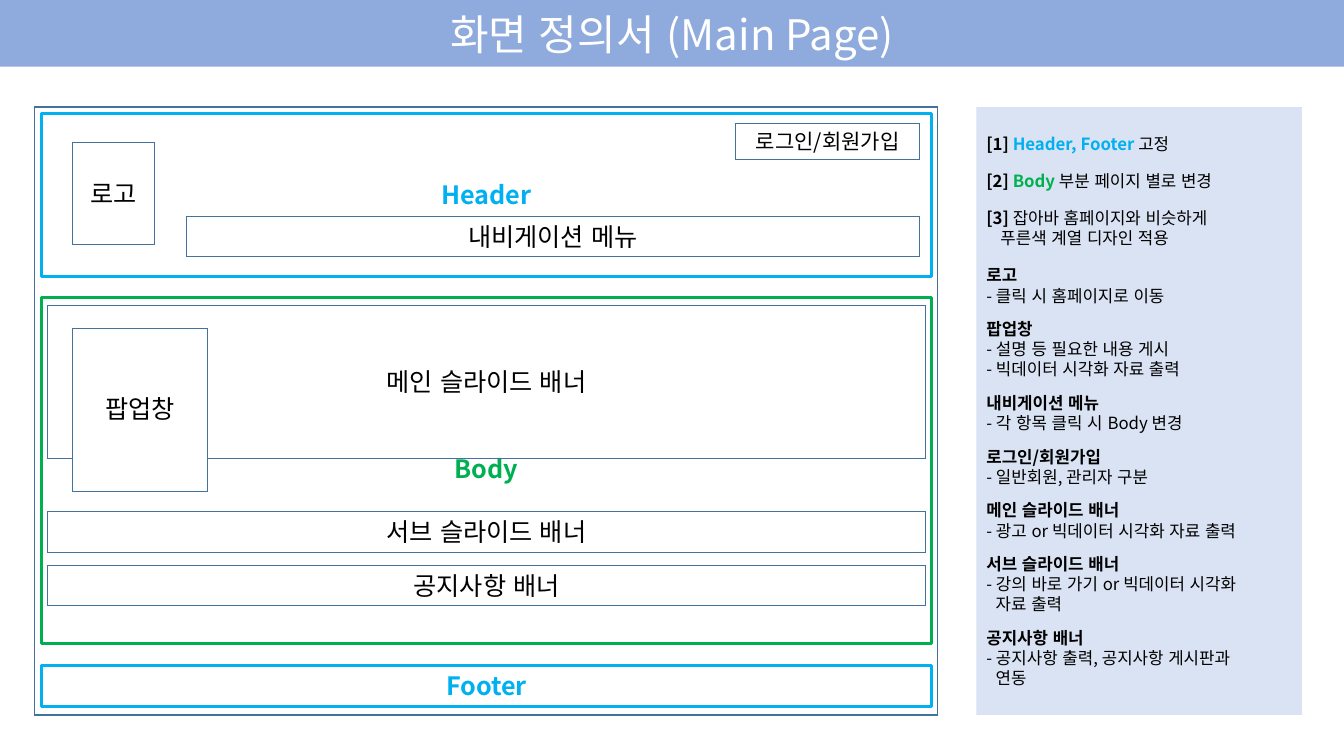
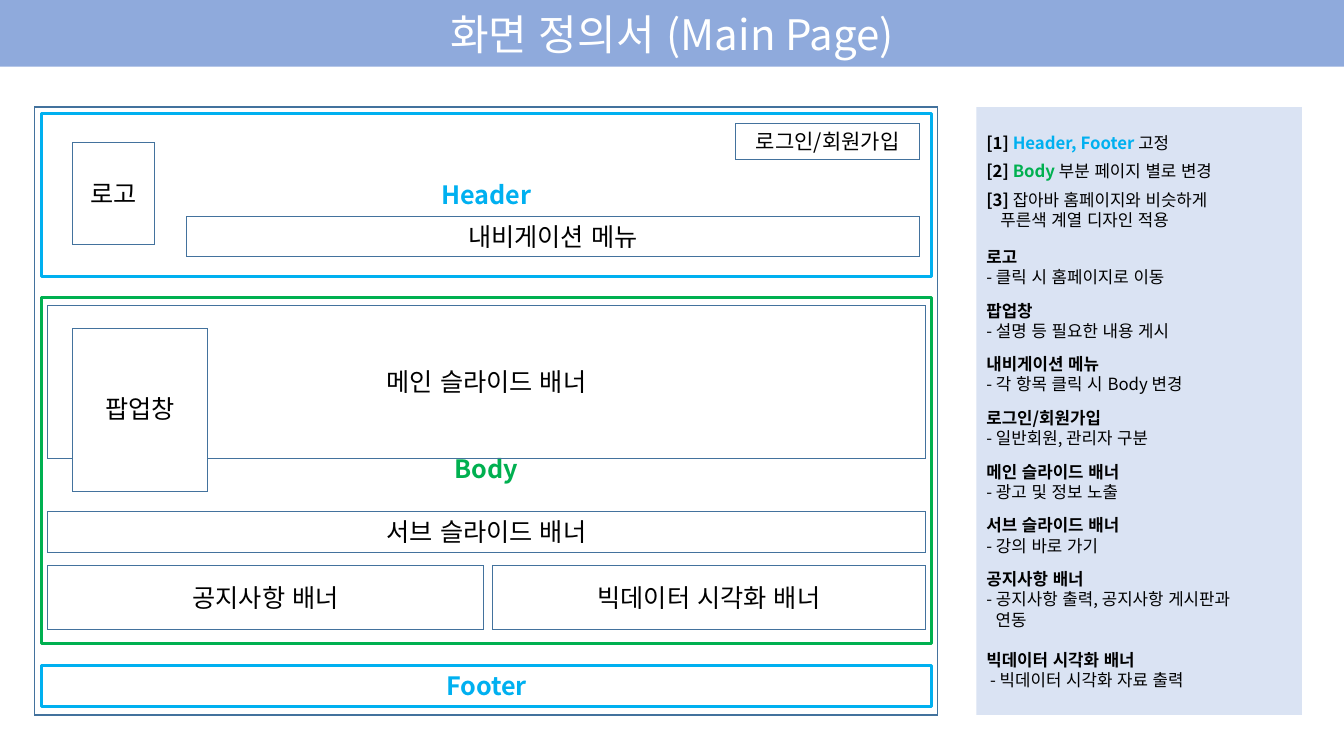
Before and after one commit to EODOHA/Youth_Project, a slide deck: slide 2 of 2조 프로젝트.pptx. Drawn at 1344x756 pixels with LibreOffice and Linux fonts; fonts in the diff are those of the drawing. Boxes give left, top, right and bottom in pixels: in the first picture for what was removed or moved away, otherwise in the second. Text is boxed around its words. In the diff, an @@ line names an element or a change of style, - is before the commit and + after.

```diff
--- a/2조 프로젝트.pptx
+++ b/2조 프로젝트.pptx
@@ text in rectangle at (996, 361, 1180, 377): paragraph removed @@
-- 빅데이터 시각화 자료 출력
@@ text in rectangle at (996, 484, 1118, 500): text changed @@
-- 광고 or 빅데이터 시각화 자료 출력
+- 광고 및 정보 노출
@@ text in rectangle at (996, 538, 1098, 554): text changed @@
-- 강의 바로 가기 or 빅데이터 시각화
-자료 출력
+- 강의 바로 가기
@@ rectangle "공지사항 배너": place and size @@
-rectangle "공지사항 배너" at (47, 566, 926, 606)
+rectangle "공지사항 배너" at (47, 566, 484, 630)
@@ rectangle added at (492, 566, 926, 630), outline #43739E 0.75 pt, 18 pt, text #000000 @@
+빅데이터 시각화 배너
@@ text in rectangle at (986, 652, 1184, 688): paragraphs added @@
+빅데이터 시각화 배너
+- 빅데이터 시각화 자료 출력
```
Also in this commit, not shown: 1 other slide changed.
